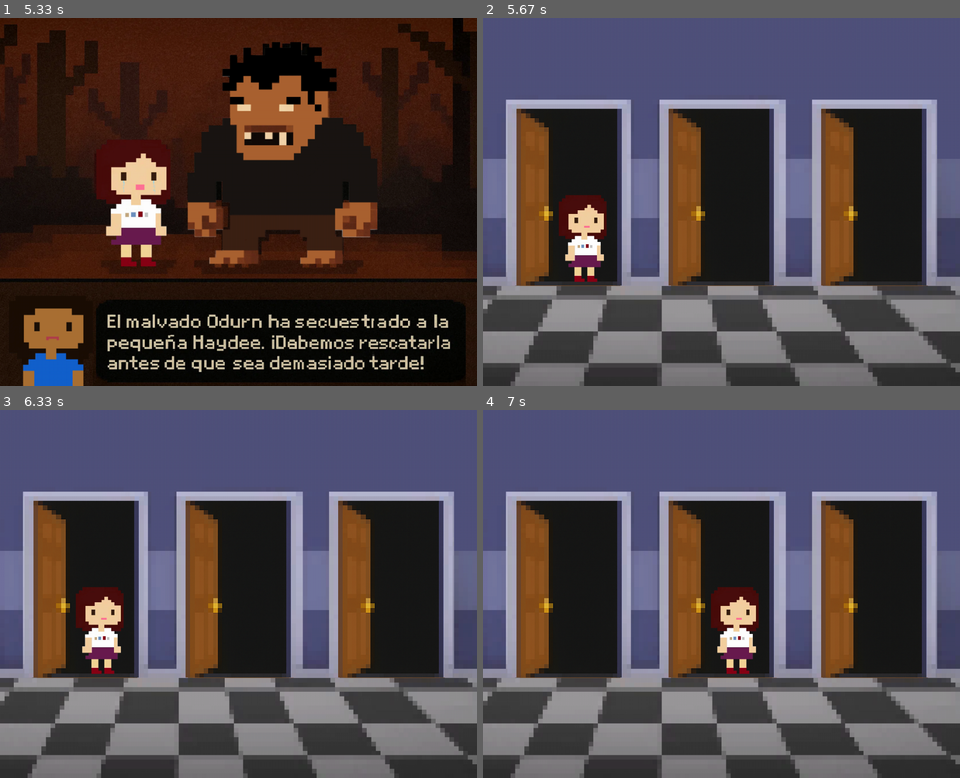
Above: before the commit, frames 1-4 (two rows, left to right).
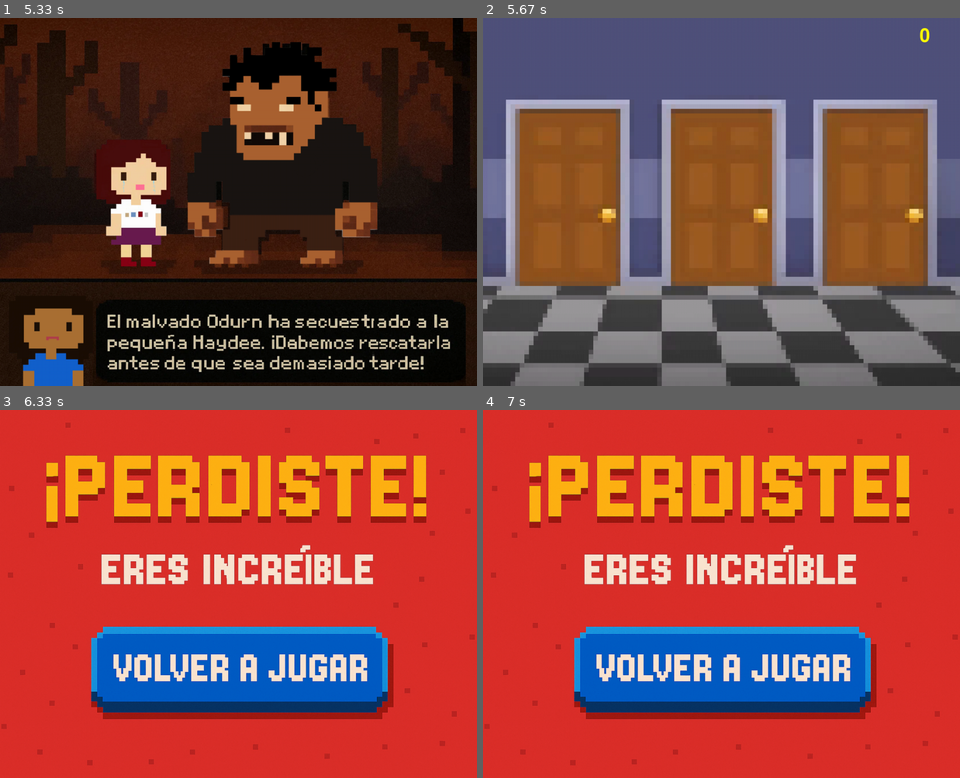
Above: after the commit, the same moments.

Repository: Natalia-Diaz31/-Soul-the-Hidden-Haydee-
Game: pygame game, started from Soul and The Hidden Haydee!/main.py
Two runs of this game, one before a commit and one after it. Both use one fixed random seed, a clock stepped at 60 frames per second and the inputs below.
Inputs (mouse positions are in pixels of both pictures, inside the frame that each line leads up to):
- Up to frame 1 (5.33 s): click (238, 345) at 0.38 s
- Up to frame 2 (5.67 s): no input
- Up to frame 3 (6.33 s): click (257, 579) at 6.22 s
- Up to frame 4 (7 s): click (721, 671) at 6.55 s; click (850, 634) at 6.9 s

Frame 1 is identical in both runs. In frame 2, 27% of the frame differs, in the area x 5-95%, y 2-73%; in frame 3, 100%, in the area x 0-100%, y 0-100%; in frame 4, 100%.

Commit message:
Update Juego.py

Diff:
--- a/Soul and The Hidden Haydee!/Juego.py
+++ b/Soul and The Hidden Haydee!/Juego.py
@@ -65,7 +65,7 @@
                 pantalla.blit(puerta_abierta, rect_abierta)
 
         pygame.display.flip()  # Actualizar pantalla
-        pygame.time.delay(1000)  # Esperar un segundo antes de continuar
+        pygame.time.delay(200)  # Esperar un segundo antes de continuar
 
 
 # Llamar a la animación inicial de puertas abiertas
